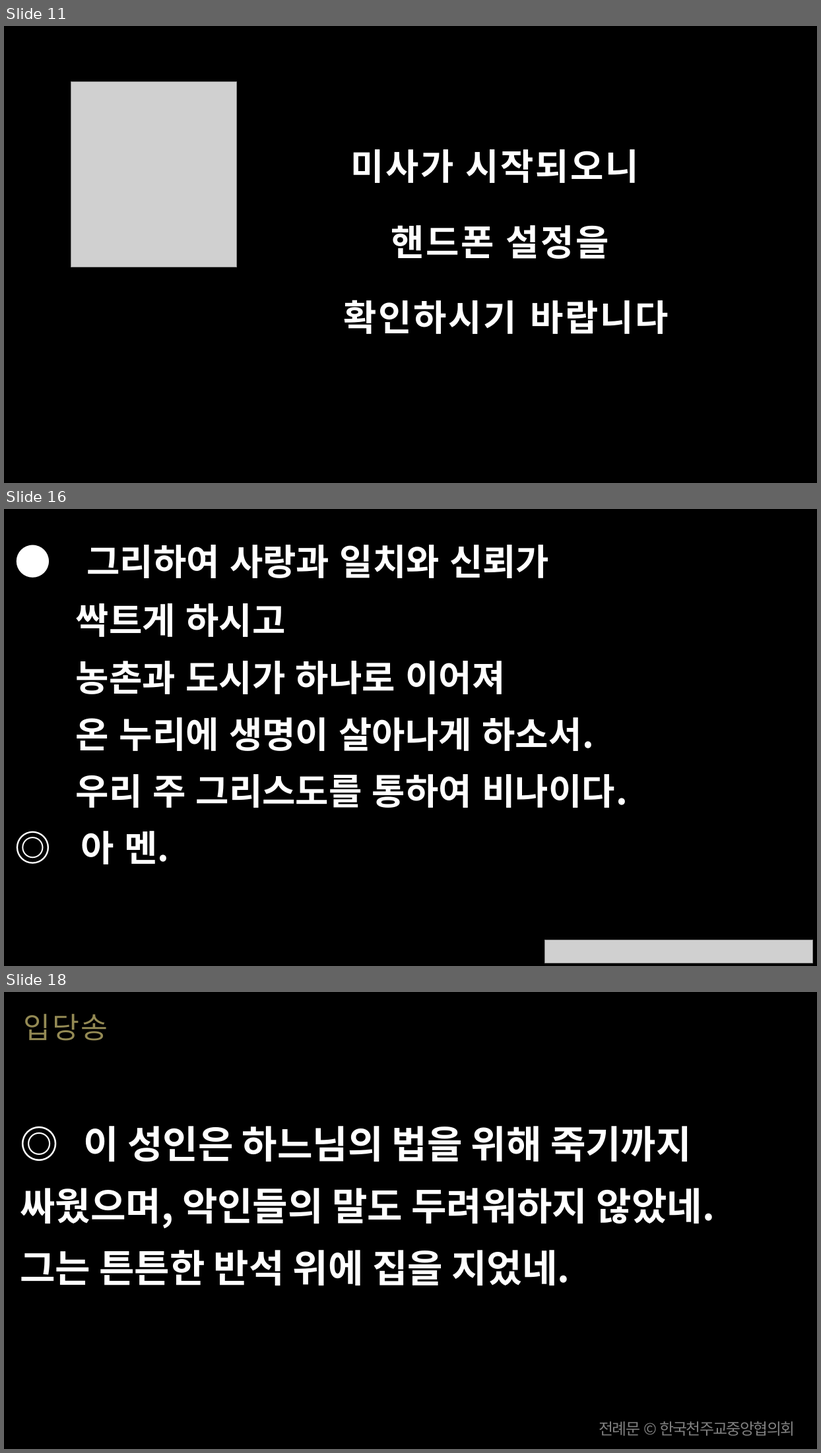
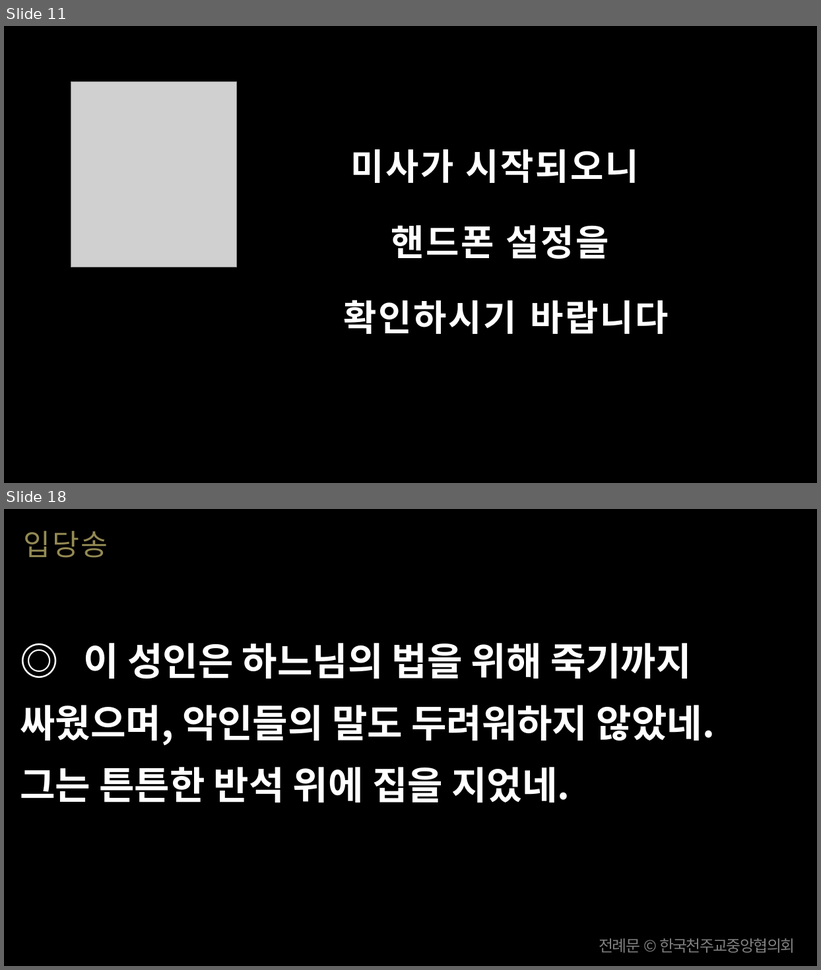
Before and after one commit to scottpark/missa_ppt, a slide deck: output/20260705/20260705_한국 성직자들의 수호자 성 김대건 안드레아 사제 순교자 - 신심 미사.pptx. Shown one above the other, each under a label of ours: slides 11, 16 and 18 before the commit, slides 11 and 18 after it; the slides between them are not shown. The pictures are 821x1453 and 821x970 pixels, drawn with LibreOffice and Linux fonts; fonts in the diff are those of the drawing; grey boxes stand for pictures. Boxes give left, top, right and bottom in pixels: in the first picture for what was removed or moved away, otherwise in the second. Text is boxed around its words. In the diff, an @@ line names an element or a change of style, - is before the commit and + after.

```diff
--- a/output/20260705/20260705_한국 성직자들의 수호자 성 김대건 안드레아 사제 순교자 - 신심 미사.pptx
+++ b/output/20260705/20260705_한국 성직자들의 수호자 성 김대건 안드레아 사제 순교자 - 신심 미사.pptx
@@ slide 16 removed at <box>4,509,817,966</box>, background #000000 @@
@@ text removed at <box>76,545,627,865</box> @@
-● 그리하여 사랑과 일치와 신뢰가
-싹트게 하시고
-농촌과 도시가 하나로 이어져
-온 누리에 생명이 살아나게 하소서.
-우리 주 그리스도를 통하여 비나이다.
-◎ 아 멘.
@@ picture removed at <box>545,941,813,964</box> @@
```
Also in this commit, not shown: 4 slides added, 3 other slides removed, 13 other files.
